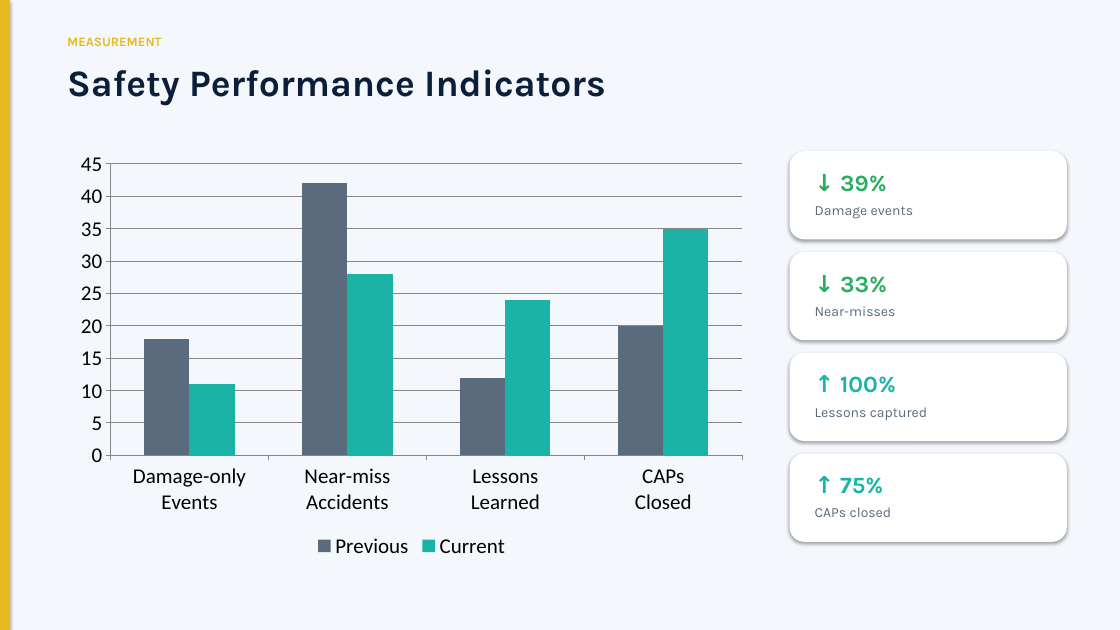
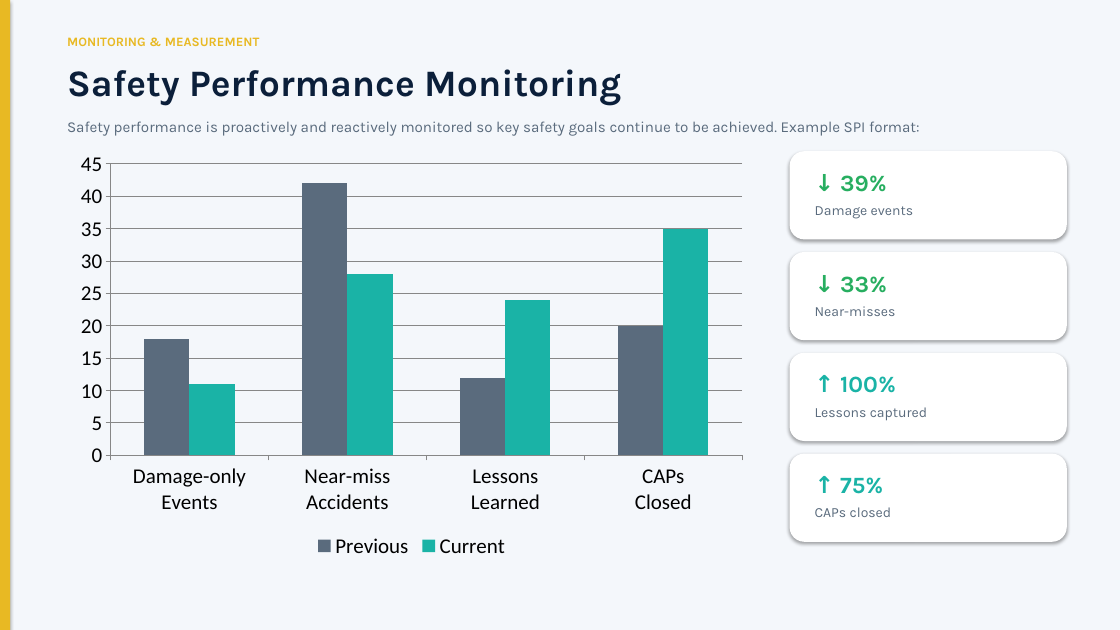
Before and after one commit to silly-beep/silly-beep, a slide deck: slide 16 of SMS_Management_Briefing.pptx. Drawn at 1120x630 pixels with LibreOffice and Linux fonts; fonts in the diff are those of the drawing. Boxes give left, top, right and bottom in pixels: in the first picture for what was removed or moved away, otherwise in the second. Text is boxed around its words. In the diff, an @@ line names an element or a change of style, - is before the commit and + after.

```diff
--- a/SMS_Management_Briefing.pptx
+++ b/SMS_Management_Briefing.pptx
@@ text at (x1=67, y1=37, x2=260, y2=46): text changed @@
-MEASUREMENT
+MONITORING & MEASUREMENT
@@ text at (x1=67, y1=69, x2=621, y2=106): text changed @@
-Safety Performance Indicators
+Safety Performance Monitoring
@@ text added at (x1=67, y1=121, x2=920, y2=136), 13 pt, text #5A6B7D @@
+Safety performance is proactively and reactively monitored so key safety goals continue to be achieved. Example SPI format:
```
Also in this commit, not shown: 15 other slides changed, 1 other file.
